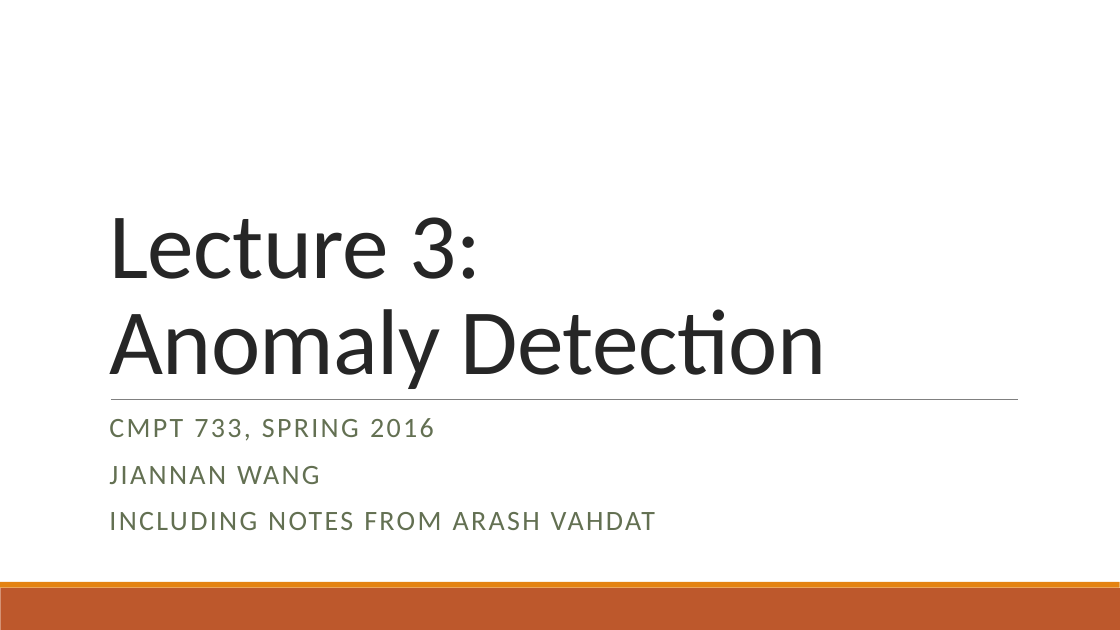
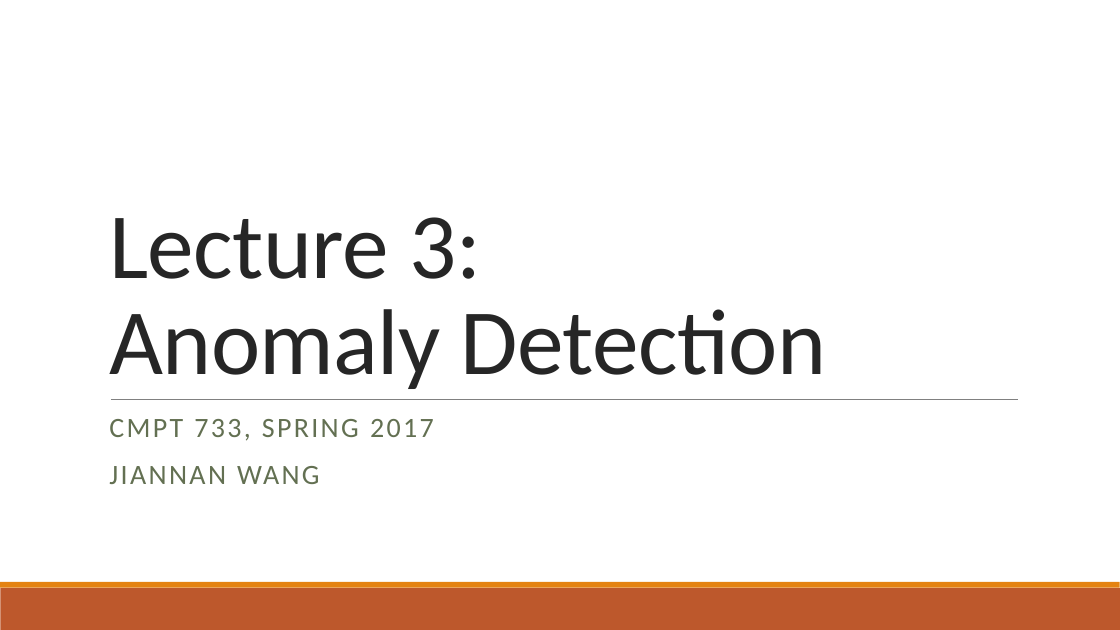
Before and after one commit to ZhensongQian/cmpt733, a slide deck: slide 1 of Lectures/Lec3/lec3.pptx. Drawn at 1120x630 pixels with LibreOffice and Linux fonts; fonts in the diff are those of the drawing. Boxes give left, top, right and bottom in pixels: in the first picture for what was removed or moved away, otherwise in the second. Text is boxed around its words. In the diff, an @@ line names an element or a change of style, - is before the commit and + after.

```diff
--- a/Lectures/Lec3/lec3.pptx
+++ b/Lectures/Lec3/lec3.pptx
@@ subtitle at (109,419,434,441): text changed @@
-CMPT 733, SPRING 2016
+CMPT 733, SPRING 2017
@@ subtitle at (109,512,655,530): paragraph removed @@
-INCLUDING NOTES FROM ARASH VAHDAT
```
Also in this commit, not shown: 28 other slides changed, 3 slides removed, 2 other files.
